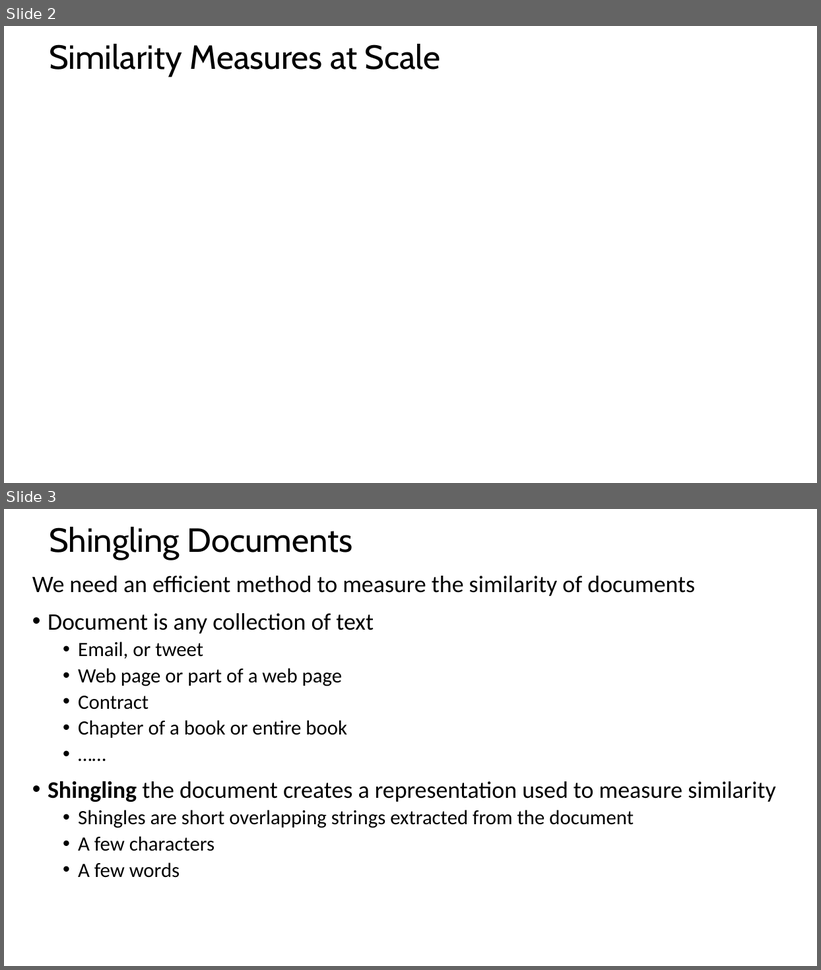
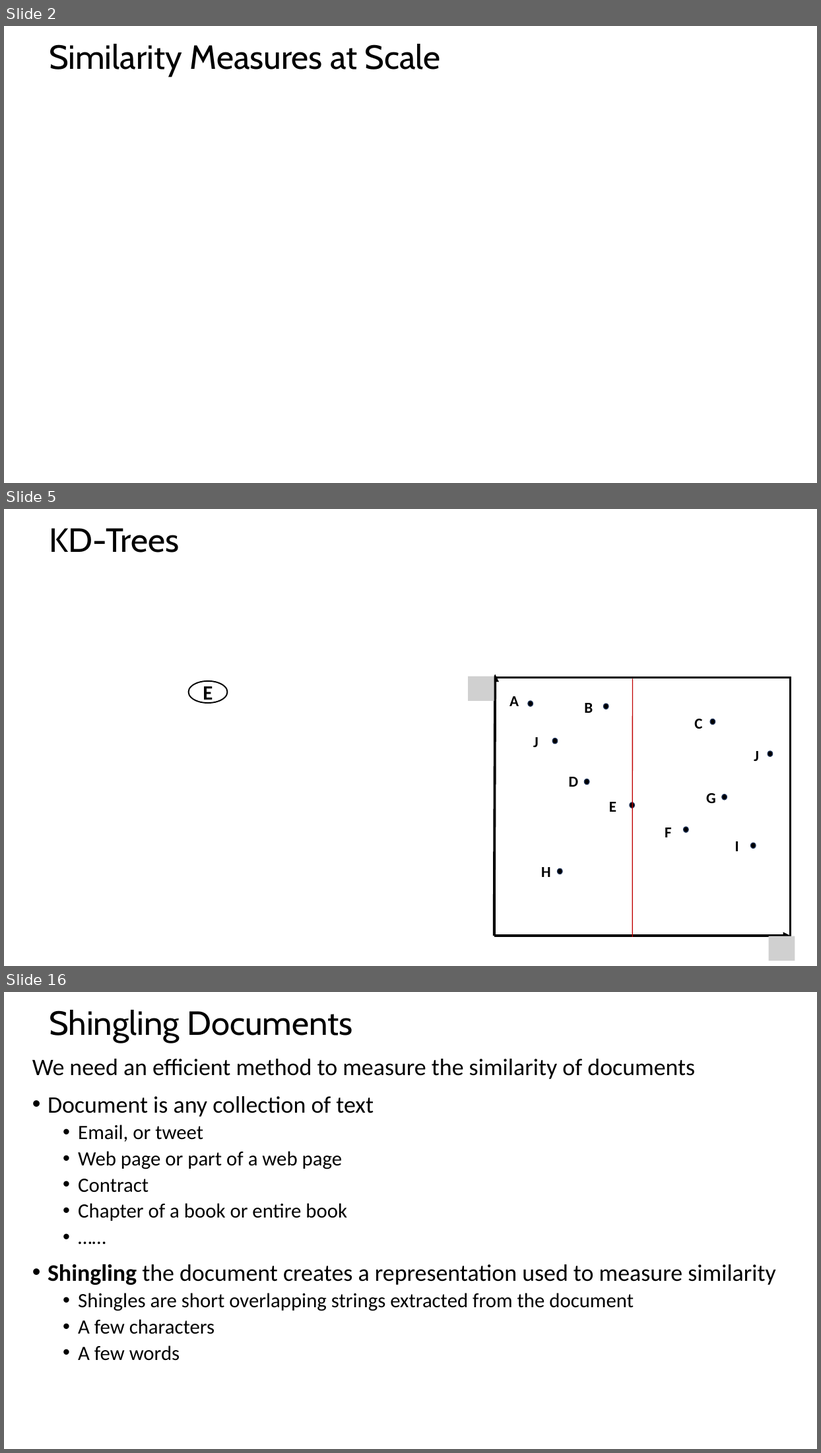
Before and after one commit to StephenElston/CSCI-E-108, a slide deck: slides/5_HighDimensionalSlimilarity_LSH.pptx. Shown one above the other, each under a label of ours: slides 2 and 3 before the commit, slides 2, 5 and 16 after it; the slides between them are not shown. The pictures are 821x970 and 821x1453 pixels, drawn with LibreOffice and Linux fonts; fonts in the diff are those of the drawing; grey boxes stand for pictures. Boxes give left, top, right and bottom in pixels: in the first picture for what was removed or moved away, otherwise in the second. Text is boxed around its words. In the diff, an @@ line names an element or a change of style, - is before the commit and + after.

```diff
--- a/slides/5_HighDimensionalSlimilarity_LSH.pptx
+++ b/slides/5_HighDimensionalSlimilarity_LSH.pptx
@@ slide 5 added at (4, 509, 817, 966), background #FFFFFF @@
@@ title added at (49, 528, 179, 553), 39.6 pt, text #000000 @@
+KD-Trees
@@ ellipse added at (189, 681, 228, 703), outline #000000 1.5 pt, 24 pt, text #000000, bold @@
+E
@@ picture added at (468, 676, 494, 700) @@
@@ arrow added from (494, 936) to (495, 674), #000000 3 pt @@
@@ rectangle added at (495, 677, 790, 936), outline #000000 2 pt @@
@@ line added from (633, 679) to (633, 937), #C00000 1 pt @@
@@ text added at (510, 696, 519, 706), 18 pt, text #000000, bold @@
+A
@@ ellipse added at (528, 701, 533, 706), fill #000000, outline #1E3256 1 pt @@
@@ text added at (584, 703, 593, 713), 18 pt, text #000000, bold @@
+B
@@ ellipse added at (604, 704, 609, 709), fill #000000, outline #1E3256 1 pt @@
@@ text added at (694, 719, 702, 729), 18 pt, text #000000, bold @@
+C
@@ ellipse added at (710, 720, 715, 725), fill #000000, outline #1E3256 1 pt @@
@@ text added at (533, 737, 539, 747), 18 pt, text #000000, bold @@
+J
@@ ellipse added at (553, 739, 558, 744), fill #000000, outline #1E3256 1 pt @@
@@ text added at (754, 751, 759, 761), 18 pt, text #000000, bold @@
+J
@@ ellipse added at (768, 751, 773, 757), fill #000000, outline #1E3256 1 pt @@
@@ text added at (569, 777, 579, 787), 18 pt, text #000000, bold @@
+D
@@ ellipse added at (585, 779, 589, 785), fill #000000, outline #1E3256 1 pt @@
@@ text added at (609, 802, 616, 812), 18 pt, text #000000, bold @@
+E
@@ ellipse added at (630, 803, 635, 809), fill #000000, outline #1E3256 1 pt @@
@@ text added at (706, 793, 716, 803), 18 pt, text #000000, bold @@
+G
@@ ellipse added at (722, 795, 727, 800), fill #000000, outline #1E3256 1 pt @@
@@ text added at (665, 828, 672, 838), 18 pt, text #000000, bold @@
+F
@@ ellipse added at (684, 827, 688, 833), fill #000000, outline #1E3256 1 pt @@
@@ text added at (735, 842, 739, 852), 18 pt, text #000000, bold @@
+I
@@ ellipse added at (751, 843, 756, 849), fill #000000, outline #1E3256 1 pt @@
@@ text added at (541, 867, 551, 877), 18 pt, text #000000, bold @@
+H
@@ ellipse added at (558, 869, 563, 875), fill #000000, outline #1E3256 1 pt @@
@@ arrow added from (494, 936) to (791, 936), #000000 3 pt @@
@@ picture added at (769, 937, 795, 961) @@
@@ what was slide 3 is now slide 16 @@
```
Also in this commit, not shown: 12 other slides added.
